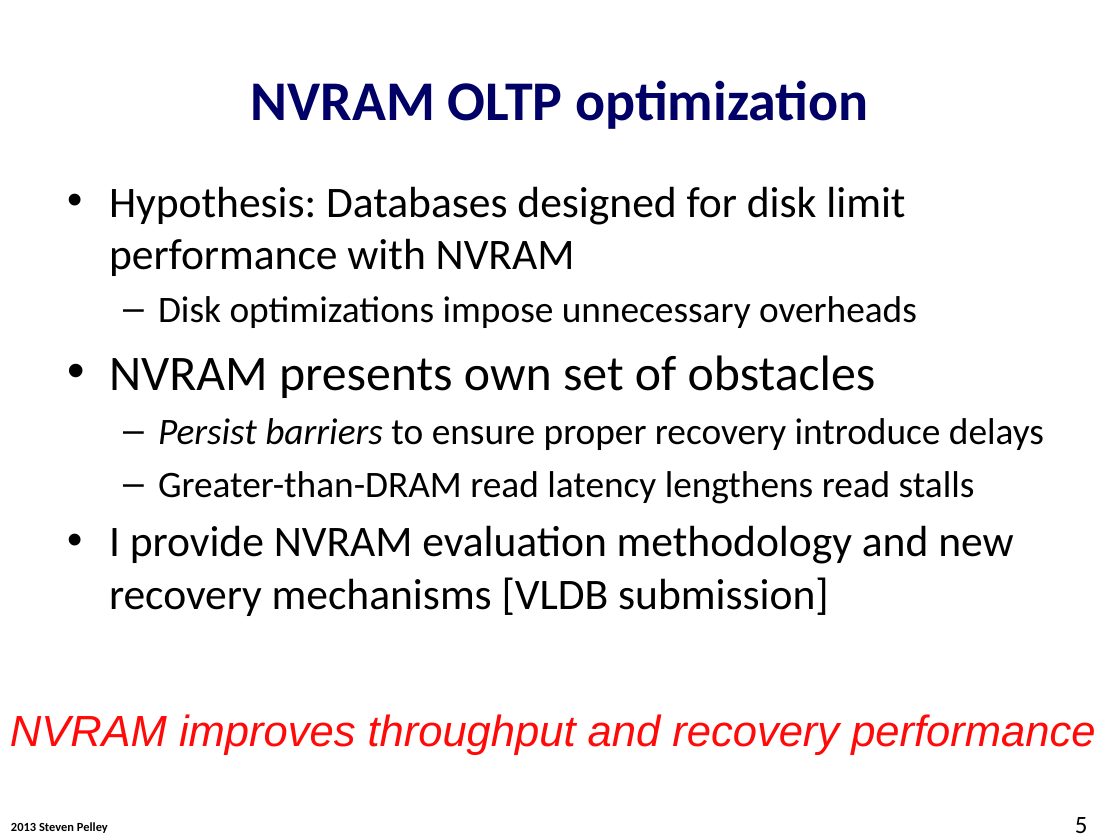
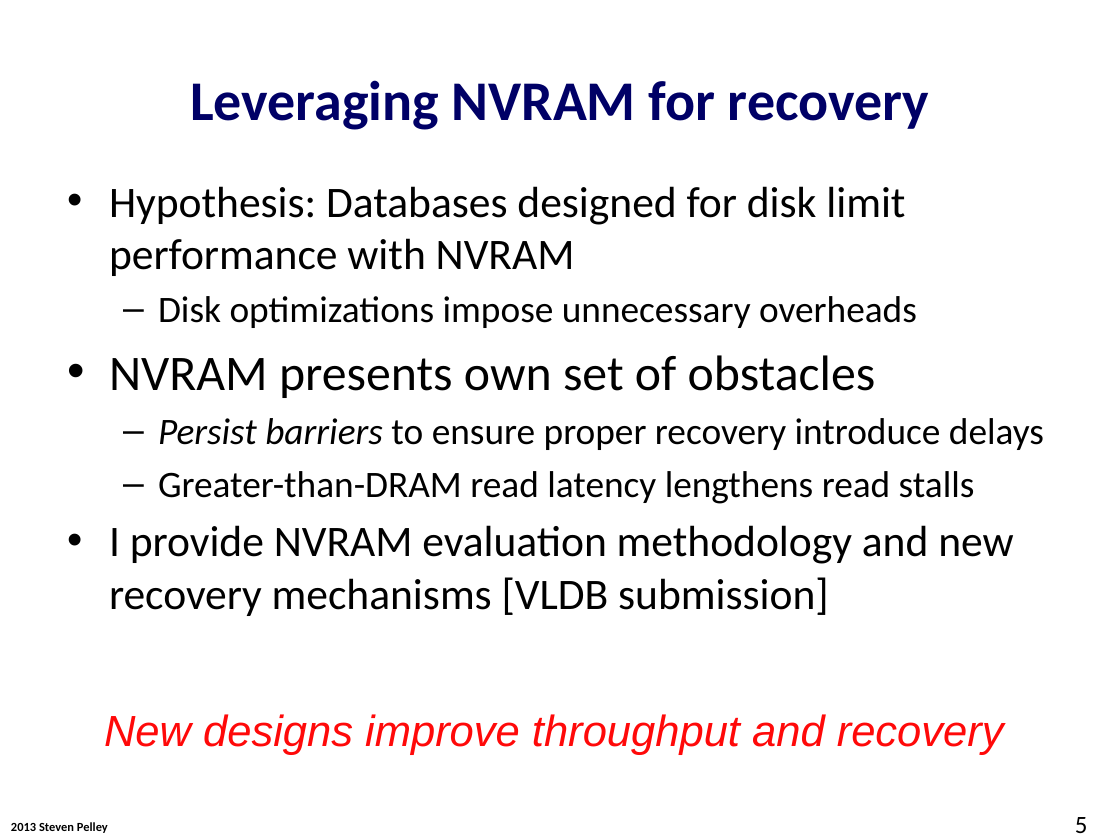
Before and after one commit to Abulila/dissertation, a slide deck: slide 5 of proposal/proposal.pptx. Drawn at 1120x840 pixels with LibreOffice and Linux fonts; fonts in the diff are those of the drawing; background and template pictures are left out. Boxes give left, top, right and bottom in pixels: in the first picture for what was removed or moved away, otherwise in the second. Text is boxed around its words. In the diff, an @@ line names an element or a change of style, - is before the commit and + after.

```diff
--- a/proposal/proposal.pptx
+++ b/proposal/proposal.pptx
@@ title at [190,80,929,130]: text changed @@
-NVRAM OLTP optimization
+Leveraging NVRAM for recovery
@@ text at [104,714,1004,755]: text changed @@
-NVRAM improves throughput and recovery performance
+New designs improve throughput and recovery
```
Also in this commit, not shown: 11 other slides changed.
